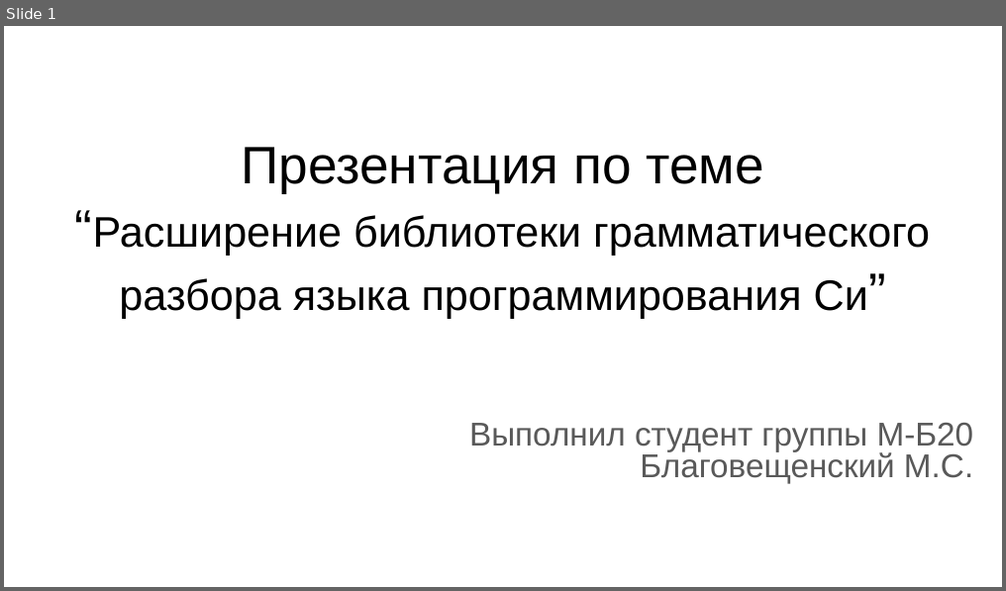
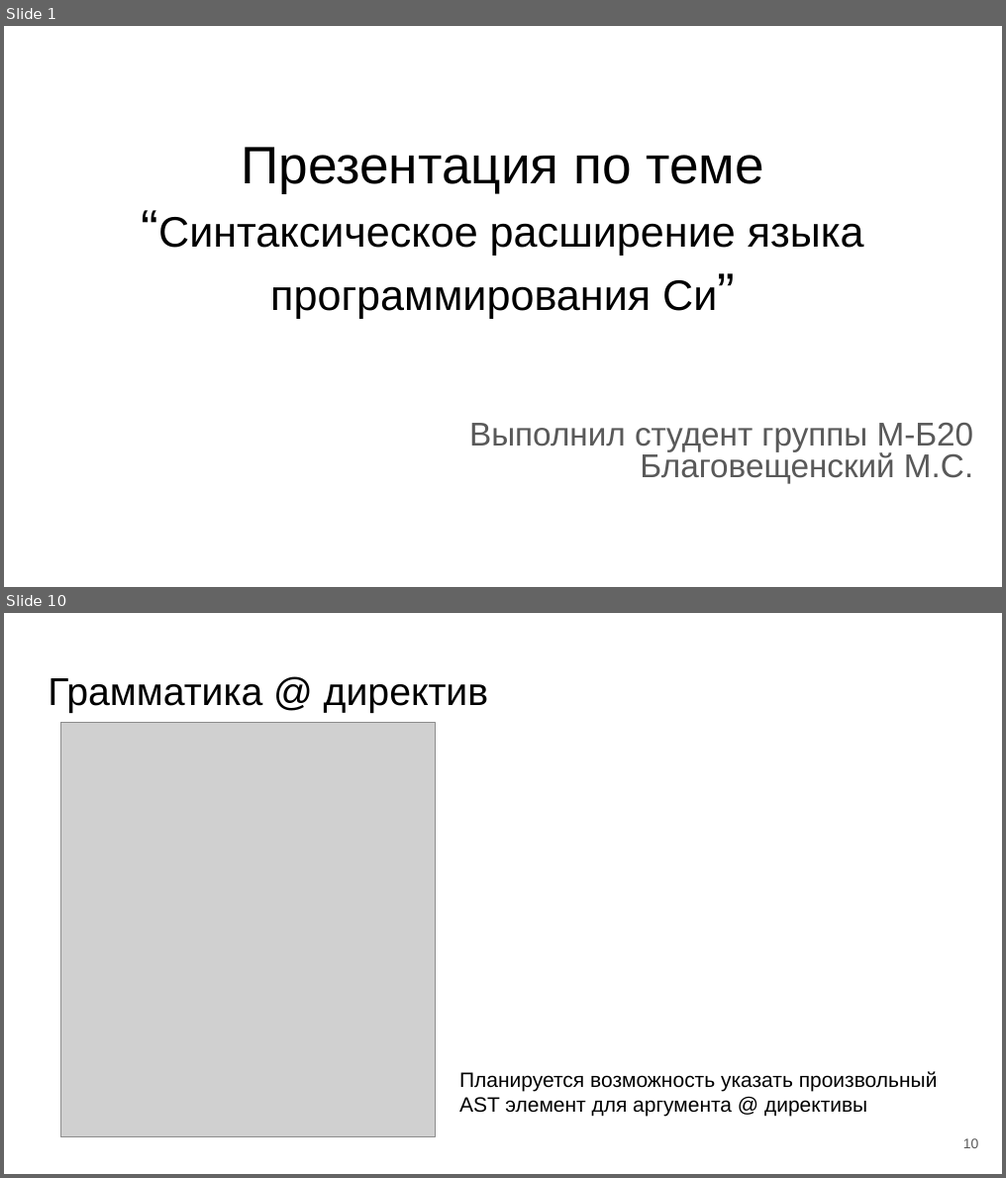
Before and after one commit to m-blg/bach-vkr, a slide deck: extra/Презентация по теме “Грамматический разбор языка Си”.odp. Shown one above the other, each under a label of ours: slide 1 before the commit, slides 1 and 10 after it; the slides between them are not shown. The pictures are 1006x591 and 1006x1178 pixels, drawn with LibreOffice and Linux fonts; fonts in the diff are those of the drawing; grey boxes stand for pictures. Boxes give left, top, right and bottom in pixels: in the first picture for what was removed or moved away, otherwise in the second. Text is boxed around its words. In the diff, an @@ line names an element or a change of style, - is before the commit and + after.

```diff
--- a/extra/Презентация по теме “Грамматический разбор языка Си”.odp
+++ b/extra/Презентация по теме “Грамматический разбор языка Си”.odp
@@ slide 10 added at (4,613,1002,1174), background #FFFFFF @@
@@ title added at (48,678,488,713), 28 pt, text #000000 @@
+Грамматика @ директив
@@ picture added at (60,723,435,1138) @@
@@ text added at (459,1071,938,1117), 15 pt, text #000000 @@
+Планируется возможность указать произвольный AST элемент для аргумента @ директивы
@@ page number added at (963,1139,979,1149), 10 pt, text #595959 @@
+10
@@ slide 1 changed as well @@
@@ title at (158,147,864,319): text changed @@
-Презентация по теме
-“Расширение библиотеки грамматического разбора языка программирования Си”
+Презентация по теме
+“Синтаксическое расширение языка программирования Си”
```
Also in this commit, not shown: 1 other slide changed, 10 other slides added, 10 slides removed, 37 other files.
